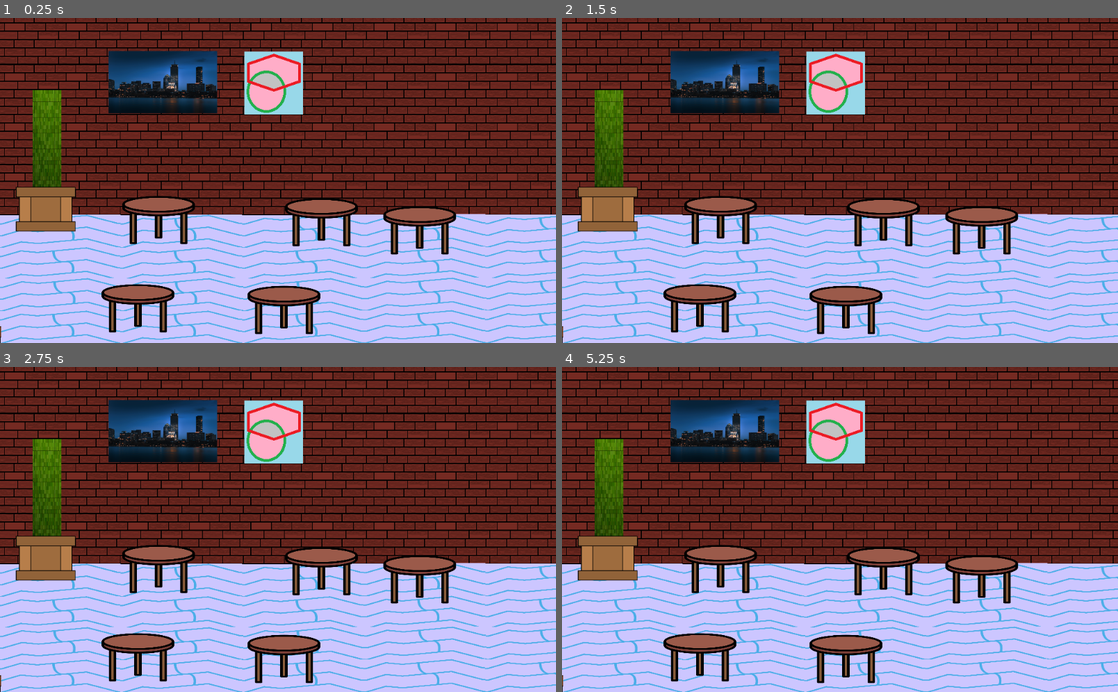
Above: before the commit, frames 1-4 (two rows, left to right).
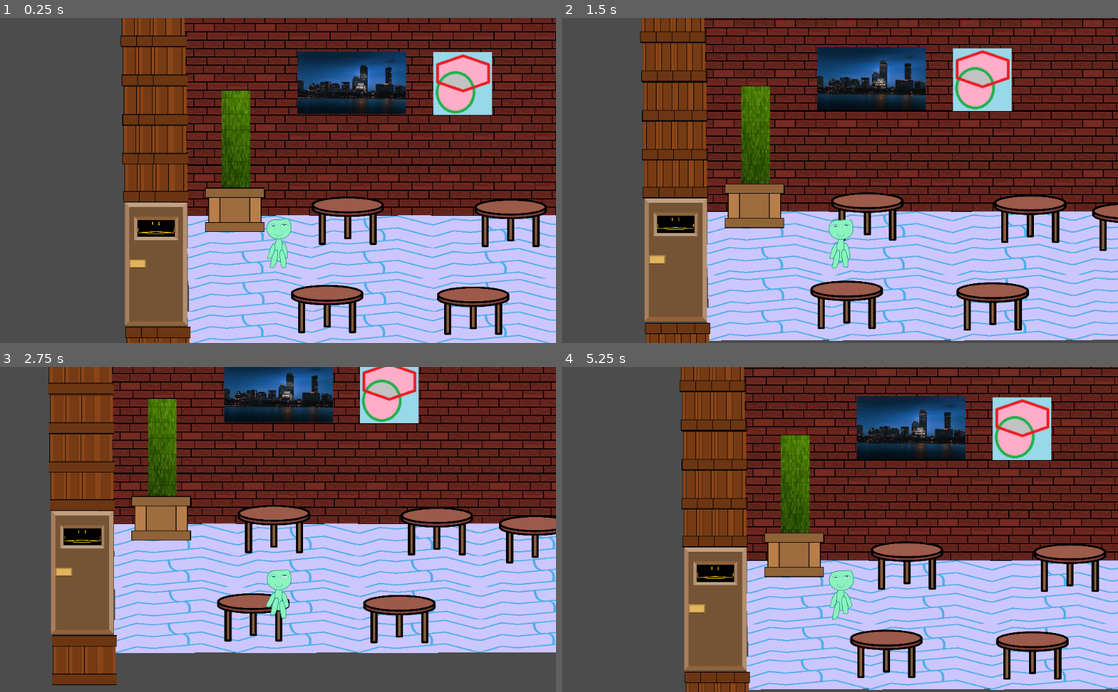
Above: after the commit, the same moments.

Repository: AGarciaNY/impossible_five_game_jam2023
Game: Godot game, scene res://kitchen/kitchen.tscn
Same seed, same stepped clock (60 frames per second), same inputs: the game is played once before the commit and once after it. This scene is started directly instead of the project's main scene.
Inputs:
- Up to frame 1 (0.25 s): no input
- Up to frame 2 (1.5 s): tap Enter at 0.5 s; hold Right (ui_right) 0.53-1.28 s; hold Down (ui_down) from 1.28 s (still down)
- Up to frame 3 (2.75 s): release Down (ui_down) at 2.03 s; hold Right (ui_right) from 2.03 s (still down)
- Up to frame 4 (5.25 s): release Right (ui_right) at 2.78 s; hold Up (ui_up) 2.78-3.53 s; hold Left (ui_left) 3.53-5.03 s; hold Down (ui_down) from 5.03 s (still down)

The runs differ from the first frame. In frame 1, 64% of the frame differs, in the area x 0-100%, y 0-100%; in frame 2, 62%; in frame 3, 71%; in frame 4, 68%.

Commit message:
added skeleton player to kitchen scene with camera

Diff:
--- a/SkeletonPlayer.gd
+++ b/SkeletonPlayer.gd
@@ -1,8 +1,8 @@
 extends KinematicBody2D
 
 const ACCELERATION = 500
-const MAX_SPEED = 80
-const FRICTION = 1000
+const MAX_SPEED = 100
+const FRICTION = 800
 var velocity = Vector2.ZERO
 var isSprinting = false
 var isCrouching = false
--- a/kitchen/kitchen.tscn
+++ b/kitchen/kitchen.tscn
@@ -9,6 +9,7 @@
 [ext_resource path="res://jam assets/art/door.png" type="Texture" id=7]
 [ext_resource path="res://jam assets/art/crate.png" type="Texture" id=8]
 [ext_resource path="res://jam assets/art/widemoore.png" type="Texture" id=9]
+[ext_resource path="res://SkeletonPlayer.tscn" type="PackedScene" id=10]
 [ext_resource path="res://jam assets/art/1circle-table.png" type="Texture" id=11]
 
 [sub_resource type="TileSet" id=1]
@@ -528,3 +529,12 @@
 texture = SubResource( 6 )
 normal_map = SubResource( 7 )
 region_rect = Rect2( 46, 27, 11, 3 )
+
+[node name="SkeletonPlayer" parent="." instance=ExtResource( 10 )]
+position = Vector2( 140.927, 353.672 )
+
+[node name="Camera2D" parent="SkeletonPlayer" index="4"]
+position = Vector2( 226.292, -549.022 )
+current = true
+
+[editable path="SkeletonPlayer"]
Not shown: 1 places in kitchen/kitchen.tscn that only renumber resources
